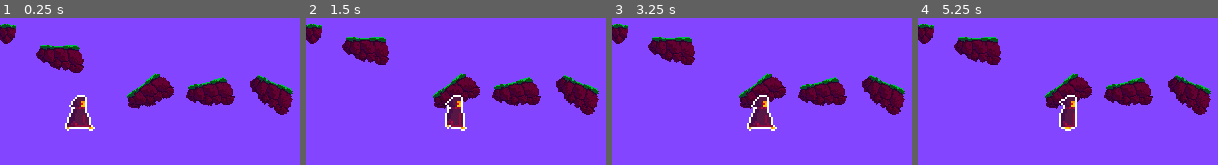
Above: before the commit, frames 1-4 (left to right).
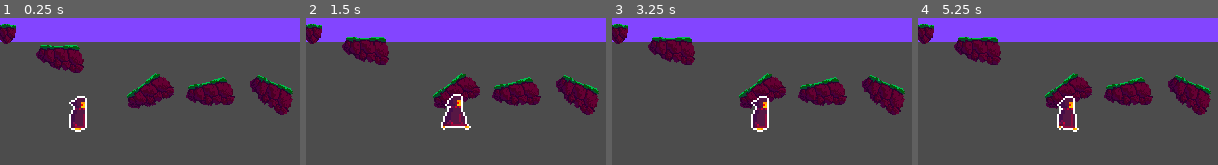
Above: after the commit, the same moments.

Repository: kcabra/floatiha
Game: Godot game, scene res://game.tscn
Two runs of this game, one before a commit and one after it. Both use one fixed random seed, a clock stepped at 60 frames per second and the inputs below. Sound files missing from this copy of the repository are replaced by a short silence.
Inputs:
- Up to frame 1 (0.25 s): no input
- Up to frame 2 (1.5 s): tap Enter (debug_mark) at 0.5 s
- Up to frame 3 (3.25 s): tap Space at 2 s
- Up to frame 4 (5.25 s): tap Enter (debug_mark) at 3.5 s; tap Space at 5 s

The runs differ from the first frame. In frame 1, 74% of the frame differs, in the area x 0-100%, y 16-100%; in frame 2, 75%; in frame 3, 75%; in frame 4, 75%.

Commit message:
atualizar run

Diff:
--- a/game.tscn
+++ b/game.tscn
@@ -28,17 +28,16 @@
 [node name="level" type="Node2D" parent="."]
 
 [node name="chao" type="StaticBody2D" parent="level"]
-editor/display_folded = true
 __meta__ = {
 "_edit_group_": true
 }
 
 [node name="Sprite" type="Sprite" parent="level/chao"]
-scale = Vector2( 4.348, 4.348 )
+scale = Vector2( 1.5, 1.68 )
 texture = ExtResource( 2 )
 centered = false
 region_enabled = true
-region_rect = Rect2( 0, 0, 999999, 46 )
+region_rect = Rect2( 0, 0, 999999, 110 )
 
 [node name="player" type="KinematicBody2D" parent="."]
 position = Vector2( 36, 148 )
@@ -46,6 +45,7 @@
 [node name="Sprite" type="AnimatedSprite" parent="player"]
 scale = Vector2( 2, 2 )
 frames = SubResource( 1 )
+frame = 2
 playing = true
 
 [node name="Camera2D" type="Camera2D" parent="player"]
Binary file changed: player/run1.png
Binary file changed: player/run2.png
Binary file changed: player/run3.png
Binary file changed: player/run4.png
